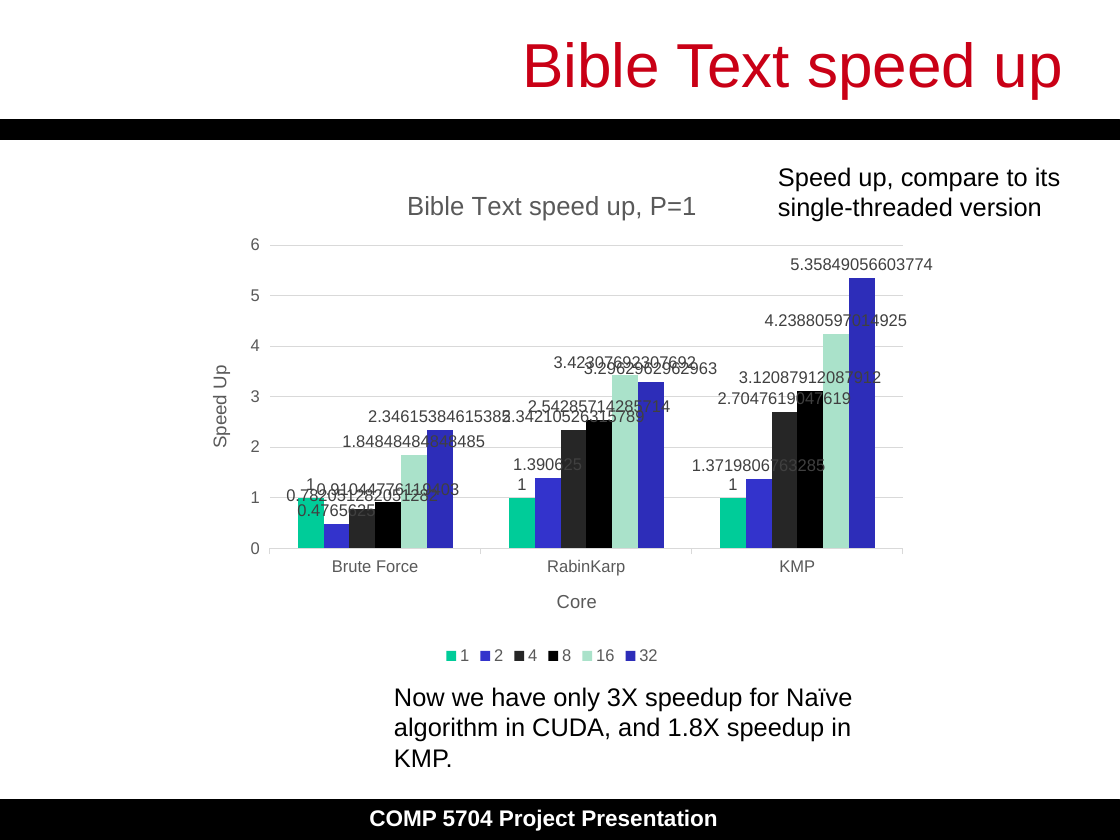
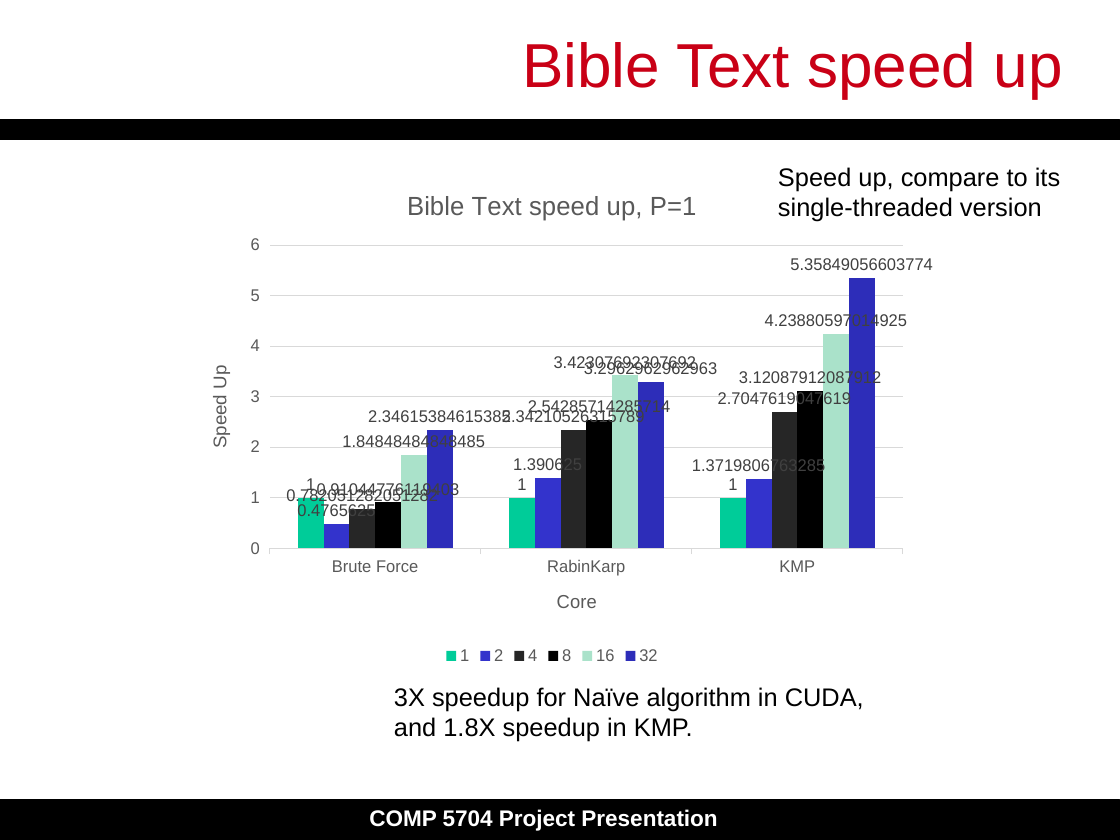
Before and after one commit to dengyull/COMP5704-project, a slide deck: slide 24 of Final_Presentation.pptx (slide 20 before the commit). Drawn at 1120x840 pixels with LibreOffice and Linux fonts; fonts in the diff are those of the drawing. Boxes give left, top, right and bottom in pixels: in the first picture for what was removed or moved away, otherwise in the second. Text is boxed around its words. In the diff, an @@ line names an element or a change of style, - is before the commit and + after.

```diff
--- a/Final_Presentation.pptx
+++ b/Final_Presentation.pptx
@@ text at (394,687,864,742): text changed @@
-Now we have only 3X speedup for Naïve algorithm in CUDA, and 1.8X speedup in KMP.
+3X speedup for Naïve algorithm in CUDA, and 1.8X speedup in KMP.
```
Also in this commit, not shown: 3 other slides changed, 6 slides added, 17 other files.
